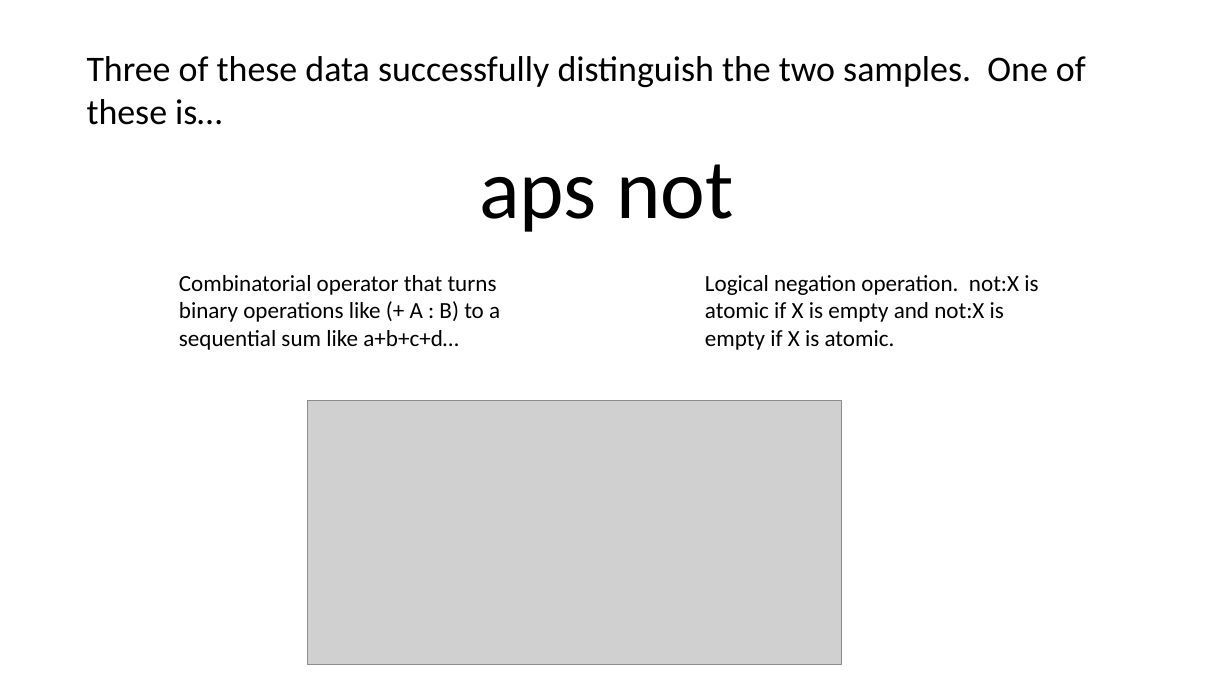
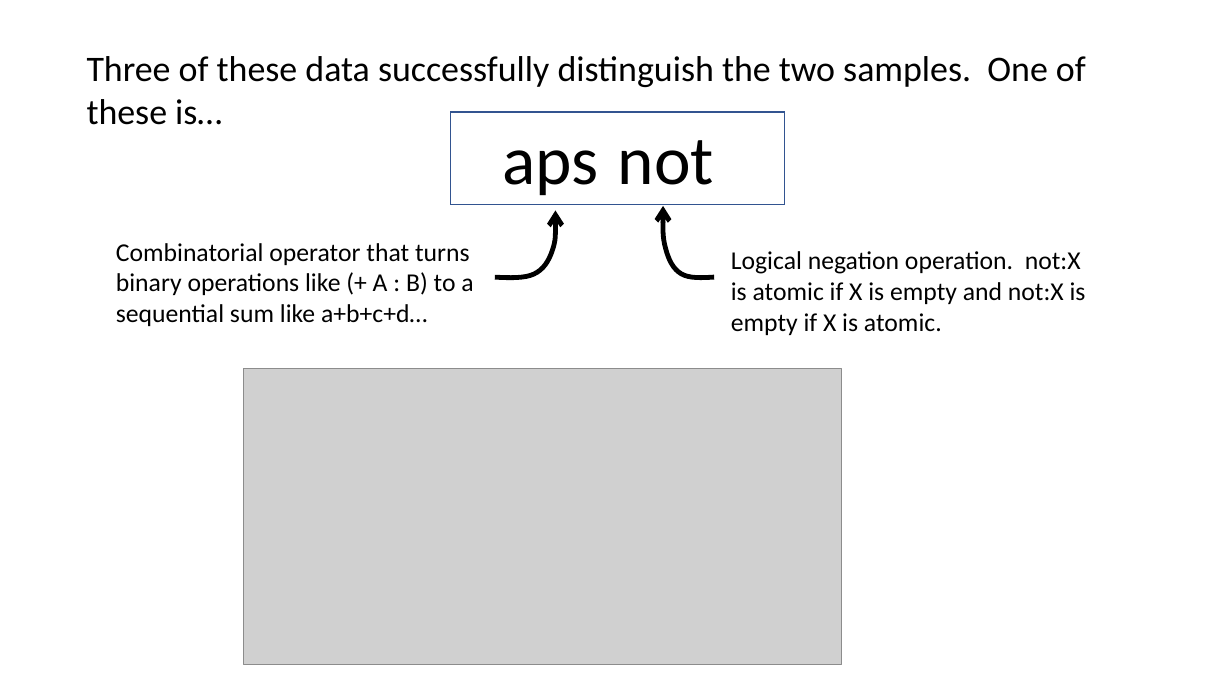
Before and after one commit to Saul-Youssef/coda, a slide deck: slide 30 of doc/talk/coda.pptx (slide 29 before the commit). Drawn at 1232x693 pixels with LibreOffice and Linux fonts; fonts in the diff are those of the drawing; grey boxes stand for pictures. Boxes give left, top, right and bottom in pixels: in the first picture for what was removed or moved away, otherwise in the second. Text is boxed around its words. In the diff, an @@ line names an element or a change of style, - is before the commit and + after.

```diff
--- a/doc/talk/coda.pptx
+++ b/doc/talk/coda.pptx
@@ text "aps not": place and size @@
-text "aps not" at [479, 164, 733, 232]
+text "aps not" at [502, 140, 714, 196]
@@ text "aps not" at [502, 140, 714, 196]: size 66 to 54 pt @@
@@ rectangle added at [451, 112, 785, 204], outline #325491 1 pt @@
@@ freeform shape added at [664, 206, 714, 278], outline #000000 3.75 pt @@
@@ text "Combinatorial operator that turns binary ..." at [116, 243, 473, 326]: size 18 to 20 pt @@
@@ text "Combinatorial operator that turns binary ...": place and size @@
-text "Combinatorial operator that turns binary ..." at [179, 275, 500, 350]
+text "Combinatorial operator that turns binary ..." at [116, 243, 473, 326]
@@ freeform shape added at [495, 211, 556, 278], outline #000000 3.75 pt @@
@@ text "Logical negation operation. not:X is ...": place and size @@
-text "Logical negation operation. not:X is ..." at [705, 275, 1038, 350]
+text "Logical negation operation. not:X is ..." at [731, 251, 1086, 335]
@@ text "Logical negation operation. not:X is ..." at [731, 251, 1086, 335]: size 18 to 20 pt @@
@@ picture: place and size @@
-picture at [308, 400, 842, 665]
+picture at [244, 369, 842, 665]
```
Also in this commit, not shown: 10 other slides changed, 5 slides added, 5 slides removed, 1 other file.
